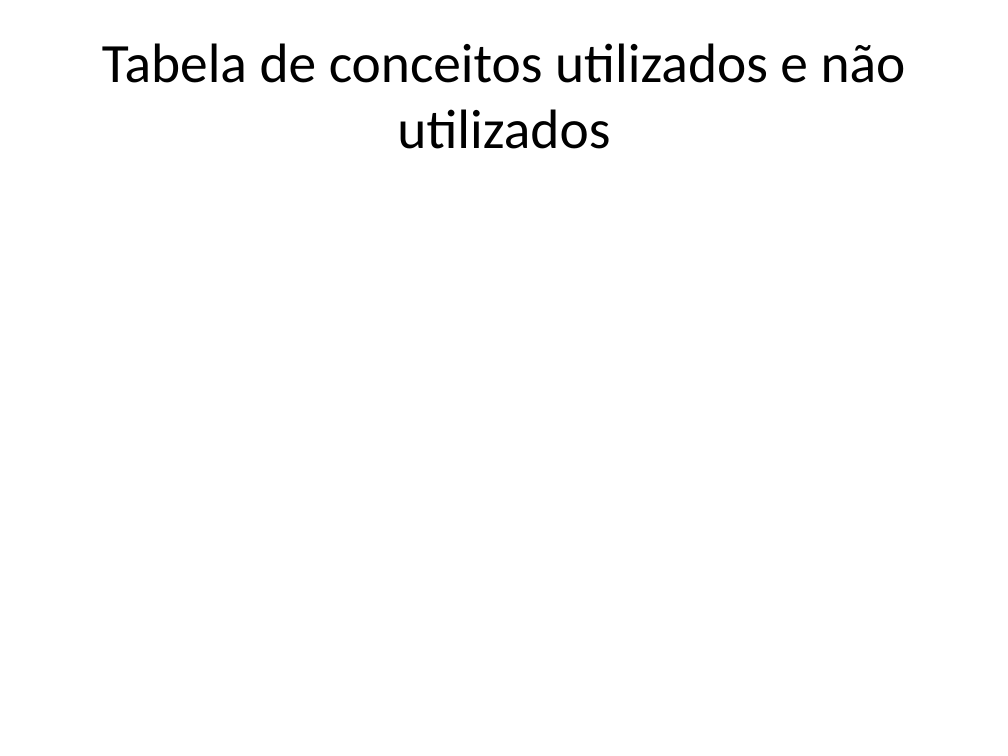
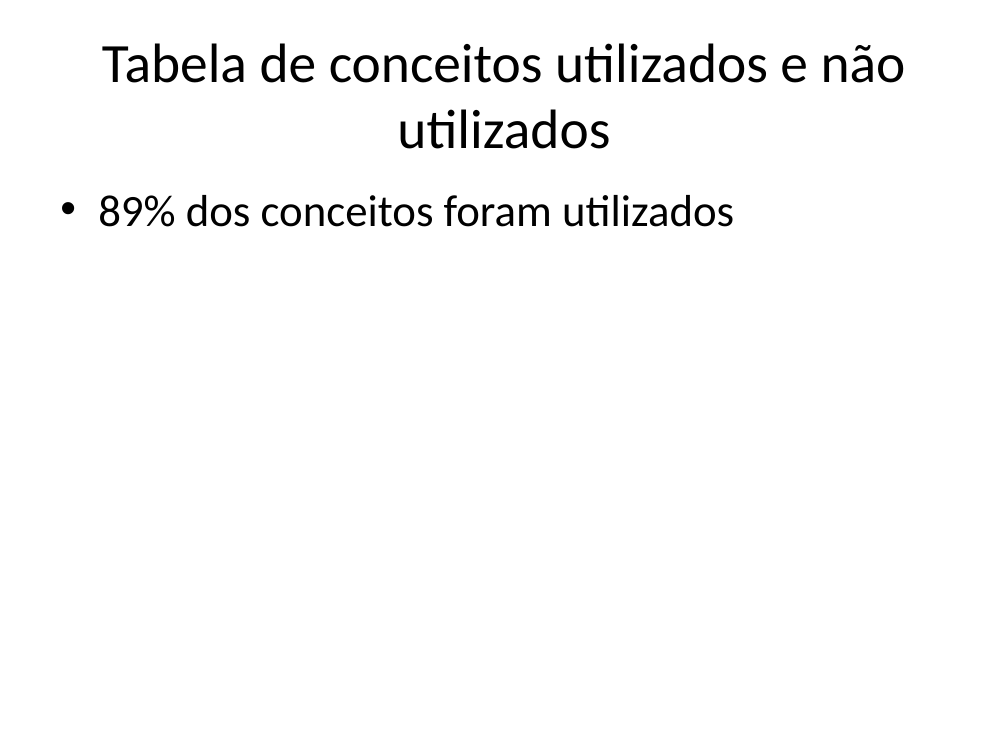
Before and after one commit to pedro-sodre/LemuriaGame, a slide deck: slide 4 of Relatorio/Apresentação.pptx. Drawn at 1008x756 pixels with LibreOffice and Linux fonts; fonts in the diff are those of the drawing. Boxes give left, top, right and bottom in pixels: in the first picture for what was removed or moved away, otherwise in the second. Text is boxed around its words. In the diff, an @@ line names an element or a change of style, - is before the commit and + after.

```diff
--- a/Relatorio/Apresentação.pptx
+++ b/Relatorio/Apresentação.pptx
@@ text added at (98,195,734,227), 32 pt, text #000000 @@
+• 89% dos conceitos foram utilizados
```
Also in this commit, not shown: 9 slides added.
